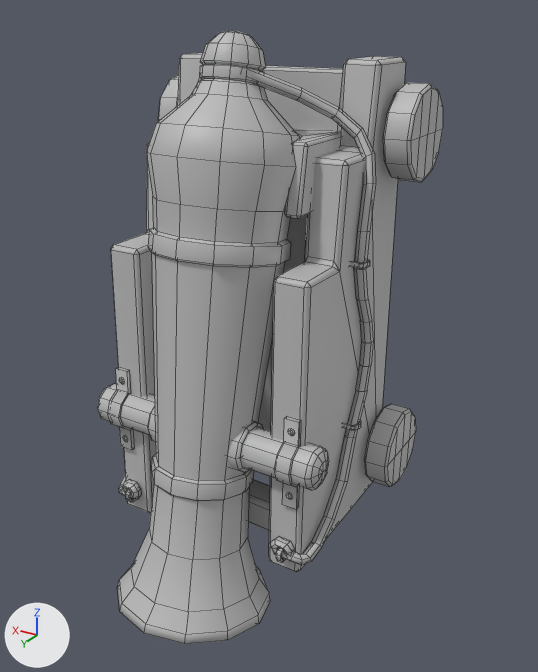
An edit to the FBX model Art/Export/SM/SM_Cannon.fbx, drawn before and after from the same camera.
Camera for both pictures: a camera (50 mm lens) standing at (-454.0, 868.0, 305.0) and looking at (-36.0, 172.0, -43.0). The axes (+X, +Y, +Z) are drawn at lower left. The lights are the same throughout. Mesh edges are drawn as thin lines. The same objects are shown in both versions, whatever each file hides. Where no turn or scale is listed for an object, it has been applied to the vertices. Vertices at the same position are counted once.

The first picture shows 'SM_Cannon'.
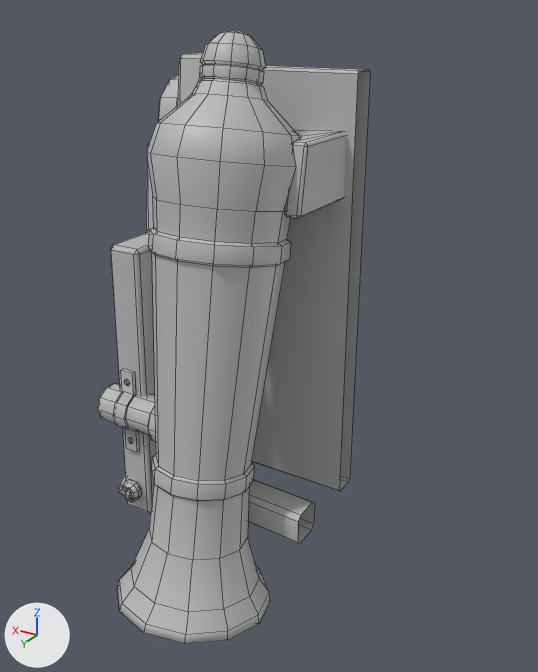
Changed parts and their boxes (x1, y1, x2, y2) in the pictures (538 x 672 px; the box of a moved part takes in the faces that stretch with it):
```json
{"object": "SM_Cannon", "change": "reshaped", "before": [97, 30, 443, 644], "after": [97, 30, 370, 644], "on screen": "21% narrower"}
{"part": 1, "of": "me_mesh", "change": "moved or reshaped", "before": [108, 367, 134, 450], "after": [113, 369, 139, 452]}
{"part": 2, "of": "me_mesh", "change": "deleted", "before": [227, 56, 443, 572]}
{"part": 3, "of": "me_mesh", "change": "built on", "before": [293, 128, 327, 131], "after": [293, 128, 327, 131]}
{"part": 4, "of": "me_mesh", "change": "moved or reshaped", "before": [119, 377, 128, 442], "after": [124, 379, 133, 444]}
```

Edits to the scene script, one JSON object a line:
```json
{"block": "me_mesh", "where": "# used by ob_sm_cannon; location = (0.0, 0.0, 0.0)"}
{"op": "remove", "block": "me_mesh", "code": "me_mesh.from_pydata(...)  # 1626 vertices, 1494 faces; spans x -169.0..169.0, y 0.0..387.0, z -377.0..291.0"}
{"op": "add", "block": "me_mesh", "code": "me_mesh.from_pydata(...)  # 1056 vertices, 982 faces; spans x -109.0..169.0, y 0.0..387.0, z -377.0..291.0"}
{"block": "me_mesh", "change": "me_mesh part 1: the loose piece of 32 vertices spanning x 109.0..127.0, y 257.0..283.0, z -197.0..-89.0 is moved by (-8.0, 0.0, 0.0)"}
{"block": "me_mesh", "change": "me_mesh part 2: 12 loose pieces with 554 vertices, spanning x -169.0..-14.0, y 0.0..286.0, z -290.0..263.0, are deleted"}
{"block": "me_mesh", "change": "me_mesh part 3"}
{"block": "me_mesh", "change": "8 vertices are removed from x -143.0, y 36.0..70.0, z 168.0..202.0"}
{"block": "me_mesh", "change": "12 faces are deleted"}
{"block": "me_mesh", "change": "20 new faces join them"}
{"block": "me_mesh", "change": "me_mesh part 4"}
{"block": "me_mesh", "change": "28 vertices are removed from x 115.0..123.0, y 262.0..266.0, z -187.0..-98.0"}
{"block": "me_mesh", "change": "24 faces are deleted"}
{"block": "me_mesh", "change": "4 vertices move from x 115.0..118.0, y 264.0..266.0, z -183.0..-103.0 to x 110.0..113.0, y 264.0..266.0, z -183.0..-103.0"}
{"block": "me_mesh", "change": "28 vertices are added at x 105.0..113.0, y 262.0..266.0, z -187.0..-98.0"}
{"block": "me_mesh", "change": "24 new faces join them"}
```
